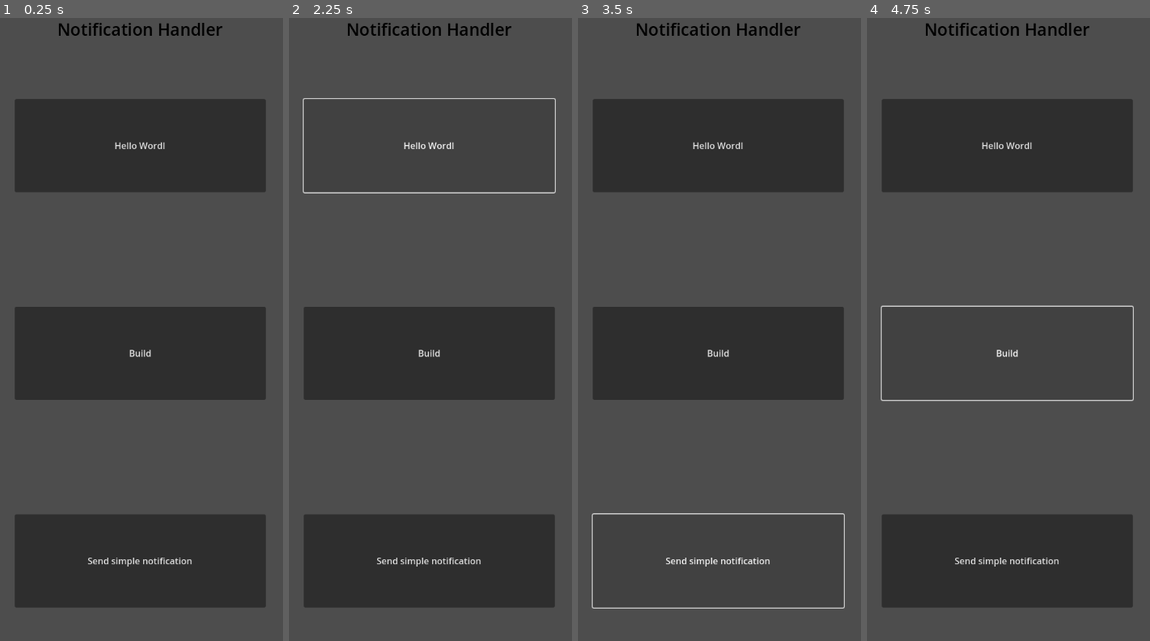
Above: before the commit, frames 1-4 (left to right).
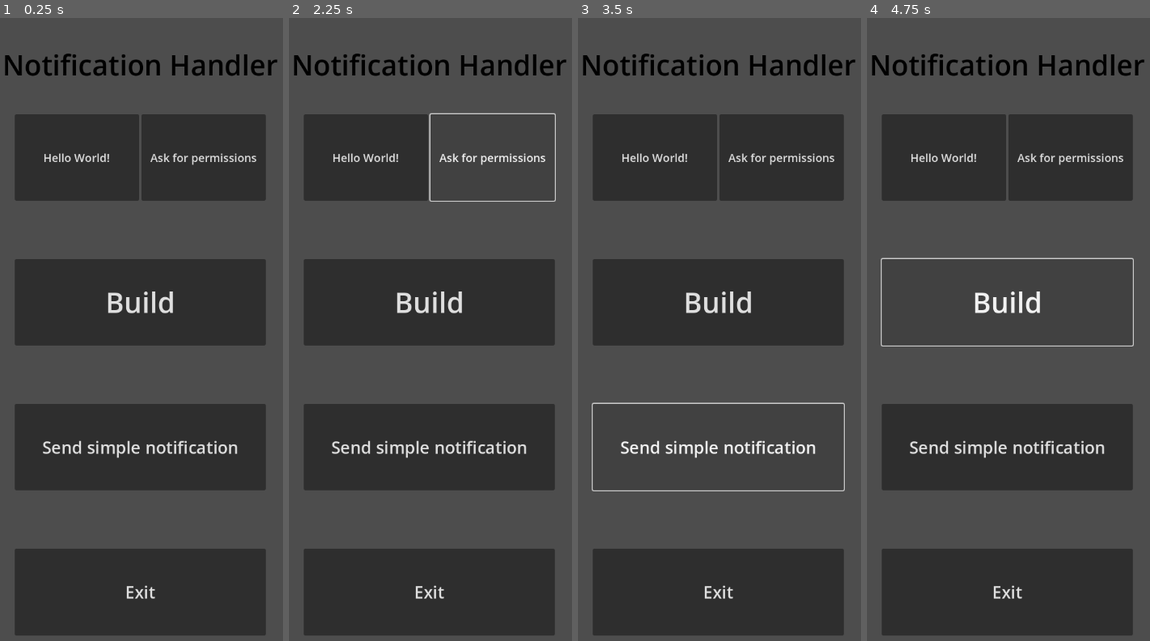
Above: after the commit, the same moments.

Repository: marcosdima/NotificationHandler
Game: Godot game, scene res://main.tscn
Same seed, same stepped clock (60 frames per second), same inputs: the game is played once before the commit and once after it. The engine's default icon, where the game draws it, is replaced by a stand-in: a white triangle on a blue panel in a dark square.
Inputs (mouse positions are in pixels of both pictures, inside the frame that each line leads up to):
- Up to frame 1 (0.25 s): no input
- Up to frame 2 (2.25 s): click "Hello Wordl" (after the commit: "Hello World!") at 0.5 s; click "Build" at 1.25 s; click (492, 155) at 2 s, where only the run after the commit has a clickable "Ask for permissions"
- Up to frame 3 (3.5 s): click "Send simple notification" at 2.75 s
- Up to frame 4 (4.75 s): click "Hello Wordl" (after the commit: "Hello World!") at 3.5 s; click "Build" at 4.25 s

The runs differ from the first frame. In frame 1, 41% of the frame differs, in the area x 1-98%, y 0-100%; in frame 2, 39%; in frame 3, 26%; in frame 4, 28%.

Commit message:
updating demo

Diff:
--- a/plugin/demo/main.gd
+++ b/plugin/demo/main.gd
@@ -1,14 +1,23 @@
 extends Control
 
+@export var icon: Texture2D
 @onready var scroll: ScrollContainer = $ScrollContainer
 
 var _plugin_name = "NotificationHandler"
 var _channel_id = "news_channel"
+var _small_icon = "small_icon.png"
 var _android_plugin
 
 func _ready():
 	call_deferred("_init_sizes")
 	self.plugin_exists()
+
+	# Save image in user.
+	if !Engine.is_editor_hint():
+		var small_icon_path = "user://" + _small_icon
+		var text = load(icon.resource_path) as Texture2D
+		var img = text.get_image()
+		img.save_png(small_icon_path)
 
 
 func _init_sizes():
@@ -36,7 +45,7 @@
 			"channelId": _channel_id,
 			"name": "News",
 			"description": "Notifications about news",
-			"importance": 3
+			"importance": 4
 		}
 		var test_array = JSON.stringify([channel_data])
 		_android_plugin.setup(test_array)
@@ -44,9 +53,21 @@
 
 func _on_simple_pressed() -> void:
 	if _android_plugin:
-		var channel_id = _channel_id
 		var title = "Hello"
 		var content = "This is a test notification"
-		var icon_path = "res://icon.svg"
+		var res = _android_plugin.triggerNotification(
+			_channel_id,
+			title,
+			content,
+			_small_icon
+		)
+		print("Result: ", res)
 
-		_android_plugin.triggerNotification(channel_id, title, content, icon_path)
+
+func _on_permissions_pressed() -> void:
+	if _android_plugin:
+		_android_plugin.requestPostNotificationsPermissions()
+
+
+func _on_exit_pressed() -> void:
+	get_tree().quit()
--- a/plugin/demo/main.tscn
+++ b/plugin/demo/main.tscn
@@ -1,9 +1,10 @@
-[gd_scene load_steps=3 format=3 uid="uid://b1xcw1ho7qdy8"]
+[gd_scene load_steps=4 format=3 uid="uid://b1xcw1ho7qdy8"]
 
 [ext_resource type="Script" uid="uid://b57002m46rheh" path="res://main.gd" id="1_ig7tw"]
+[ext_resource type="Texture2D" uid="uid://cirmlgrbi5n3c" path="res://static/images/mate.png" id="2_0xm2m"]
 
 [sub_resource type="LabelSettings" id="LabelSettings_ig7tw"]
-font_size = 30
+font_size = 50
 font_color = Color(0, 0, 0, 1)
 
 [node name="Main" type="Control"]
@@ -14,6 +15,7 @@
 grow_horizontal = 2
 grow_vertical = 2
 script = ExtResource("1_ig7tw")
+icon = ExtResource("2_0xm2m")
 
 [node name="ScrollContainer" type="ScrollContainer" parent="."]
 layout_mode = 0
@@ -25,52 +27,85 @@
 size_flags_horizontal = 3
 size_flags_vertical = 3
 
-[node name="Label" type="Label" parent="ScrollContainer/VBoxContainer"]
+[node name="Title" type="MarginContainer" parent="ScrollContainer/VBoxContainer"]
+layout_mode = 2
+theme_override_constants/margin_top = 50
+
+[node name="Label" type="Label" parent="ScrollContainer/VBoxContainer/Title"]
 layout_mode = 2
 text = "Notification Handler"
 label_settings = SubResource("LabelSettings_ig7tw")
 horizontal_alignment = 1
 
-[node name="HelloMargin" type="MarginContainer" parent="ScrollContainer/VBoxContainer"]
+[node name="First" type="MarginContainer" parent="ScrollContainer/VBoxContainer"]
 layout_mode = 2
 size_flags_vertical = 3
 size_flags_stretch_ratio = 0.2
 theme_override_constants/margin_left = 100
-theme_override_constants/margin_top = 100
+theme_override_constants/margin_top = 50
 theme_override_constants/margin_right = 100
-theme_override_constants/margin_bottom = 100
+theme_override_constants/margin_bottom = 50
 
-[node name="Hello" type="Button" parent="ScrollContainer/VBoxContainer/HelloMargin"]
+[node name="HBoxContainer" type="HBoxContainer" parent="ScrollContainer/VBoxContainer/First"]
 layout_mode = 2
-text = "Hello Wordl
-"
 
-[node name="BuildMargin" type="MarginContainer" parent="ScrollContainer/VBoxContainer"]
+[node name="Hello" type="Button" parent="ScrollContainer/VBoxContainer/First/HBoxContainer"]
+layout_mode = 2
+size_flags_horizontal = 3
+theme_override_font_sizes/font_size = 20
+text = "Hello World!"
+
+[node name="Permissions" type="Button" parent="ScrollContainer/VBoxContainer/First/HBoxContainer"]
+layout_mode = 2
+size_flags_horizontal = 3
+theme_override_font_sizes/font_size = 20
+text = "Ask for permissions"
+
+[node name="Second" type="MarginContainer" parent="ScrollContainer/VBoxContainer"]
 layout_mode = 2
 size_flags_vertical = 3
 size_flags_stretch_ratio = 0.2
 theme_override_constants/margin_left = 100
-theme_override_constants/margin_top = 100
+theme_override_constants/margin_top = 50
 theme_override_constants/margin_right = 100
-theme_override_constants/margin_bottom = 100
+theme_override_constants/margin_bottom = 50
 
-[node name="Build" type="Button" parent="ScrollContainer/VBoxContainer/BuildMargin"]
+[node name="Build" type="Button" parent="ScrollContainer/VBoxContainer/Second"]
 layout_mode = 2
+size_flags_horizontal = 3
+theme_override_font_sizes/font_size = 50
 text = "Build"
 
-[node name="SimpleMargin" type="MarginContainer" parent="ScrollContainer/VBoxContainer"]
+[node name="Third" type="MarginContainer" parent="ScrollContainer/VBoxContainer"]
 layout_mode = 2
 size_flags_vertical = 3
 size_flags_stretch_ratio = 0.2
 theme_override_constants/margin_left = 100
-theme_override_constants/margin_top = 100
+theme_override_constants/margin_top = 50
 theme_override_constants/margin_right = 100
-theme_override_constants/margin_bottom = 100
+theme_override_constants/margin_bottom = 50
 
-[node name="Simple" type="Button" parent="ScrollContainer/VBoxContainer/SimpleMargin"]
+[node name="Simple" type="Button" parent="ScrollContainer/VBoxContainer/Third"]
 layout_mode = 2
+theme_override_font_sizes/font_size = 30
 text = "Send simple notification"
 
-[connection signal="pressed" from="ScrollContainer/VBoxContainer/HelloMargin/Hello" to="." method="_on_hello_pressed"]
-[connection signal="pressed" from="ScrollContainer/VBoxContainer/BuildMargin/Build" to="." method="_on_build_pressed"]
-[connection signal="pressed" from="ScrollContainer/VBoxContainer/SimpleMargin/Simple" to="." method="_on_simple_pressed"]
+[node name="Last" type="MarginContainer" parent="ScrollContainer/VBoxContainer"]
+layout_mode = 2
+size_flags_vertical = 3
+size_flags_stretch_ratio = 0.2
+theme_override_constants/margin_left = 100
+theme_override_constants/margin_top = 50
+theme_override_constants/margin_right = 100
+theme_override_constants/margin_bottom = 50
+
+[node name="Exit" type="Button" parent="ScrollContainer/VBoxContainer/Last"]
+layout_mode = 2
+theme_override_font_sizes/font_size = 30
+text = "Exit"
+
+[connection signal="pressed" from="ScrollContainer/VBoxContainer/First/HBoxContainer/Hello" to="." method="_on_hello_pressed"]
+[connection signal="pressed" from="ScrollContainer/VBoxContainer/First/HBoxContainer/Permissions" to="." method="_on_permissions_pressed"]
+[connection signal="pressed" from="ScrollContainer/VBoxContainer/Second/Build" to="." method="_on_build_pressed"]
+[connection signal="pressed" from="ScrollContainer/VBoxContainer/Third/Simple" to="." method="_on_simple_pressed"]
+[connection signal="pressed" from="ScrollContainer/VBoxContainer/Last/Exit" to="." method="_on_exit_pressed"]
Binary file added: plugin/demo/static/images/mate.png
